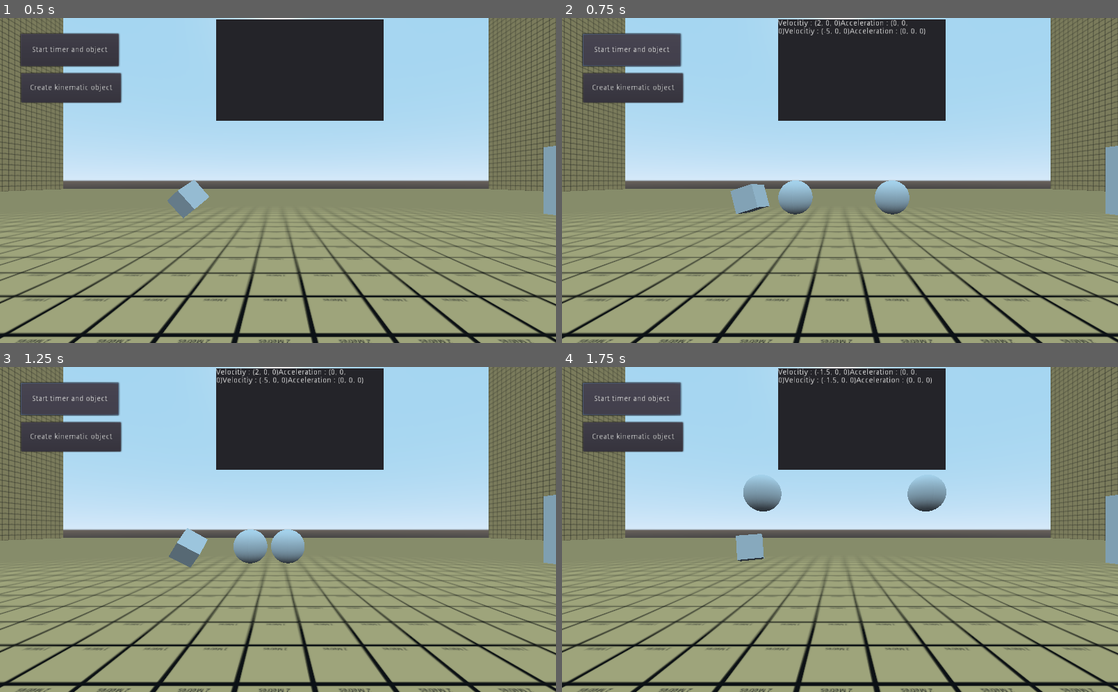
Above: before the commit, frames 1-4 (two rows, left to right).
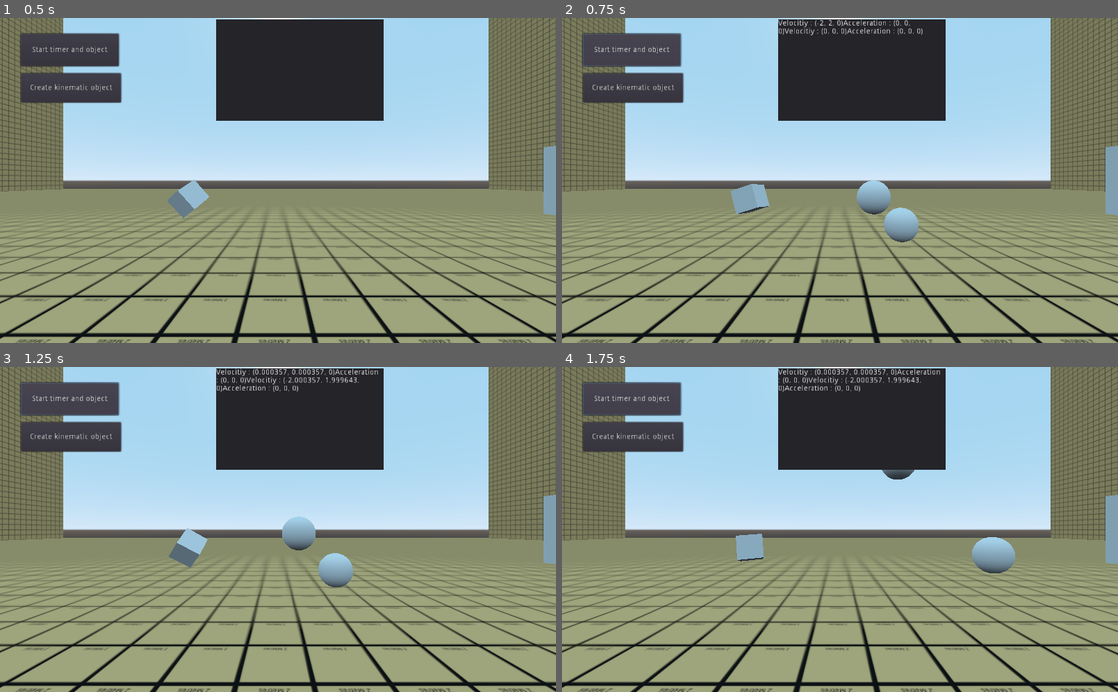
Above: after the commit, the same moments.

Repository: IvoMiricRibeiro/MaturaArbeit
Game: Godot game, scene res://test scene.tscn
Same seed, same stepped clock (60 frames per second), same inputs: the game is played once before the commit and once after it.
Inputs:
- Up to frame 1 (0.5 s): no input
- Up to frame 2 (0.75 s): click "Start timer and object" at 0.5 s
- Up to frame 3 (1.25 s): no input
- Up to frame 4 (1.75 s): click "Start timer and object" at 1.25 s

Frame 1 is identical in both runs. In frame 2, 2.0% of the frame differs, in the area x 38-66%, y 0-70%; in frame 3, 2.4%; in frame 4, 2.5%, in the area x 32-82%, y 0-64%.

Commit message:
2D Elastic Collision XY

Diff:
--- a/Projects/BAVCS.gd
+++ b/Projects/BAVCS.gd
@@ -19,6 +19,52 @@
 	#print(BodiesDictionary)
 	pass
 
+
+func TrueElasticCollisionXY(Body1, Body2):
+	var M1 = BodiesDictionary[Body1][0]
+	var M2 = BodiesDictionary[Body2][0]
+	var V1 = BodiesDictionary[Body1][1]
+	var V2 = BodiesDictionary[Body2][1]
+
+	var U1 = Vector2(V1.x, V1.y)
+	var U2 = Vector2(V2.x, V2.y)
+
+	#THIS MIGHT MAKE A DIFFERENCE
+	var Distance1 = Body2.get_translation()-Body1.get_translation()
+	var Distance2 = Body1.get_translation()-Body2.get_translation()
+	Distance2 = Vector2(Distance2.x, Distance2.y)
+
+	var Distance2D1 = Vector2(Distance1.x, Distance1.y)
+	var Distance2D2 = Vector2(Distance2.x, Distance2.y)
+
+	#Things I won't need (hopefully)
+	#var ContactAngle = Distance2D1.angle_to(U1)
+	#var ContactAngle = U1.angle_to(Distance2D1)
+	#var ContactAngle2 = Distance2D2.angle_to(U2)
+	#var ContactAngle2 = U2.angle_to(Distance2D2)
+	#var MovementAngle1 = 0
+	#var MovementAngle2 = 0
+	#if U1.length() != 0:
+	#	MovementAngle1 = acos(U1.x/U1.length())
+	#if U2.length() != 0:
+	#	MovementAngle2 = acos(U2.x/U2.length())
+	#First variant, requires angles, and the game engine doesn't like it much
+	#var U1x = (((U1.length()*cos(MovementAngle1-ContactAngle)*(M1-M2))+2*M2*U2.length()*cos(MovementAngle2-ContactAngle))/(M1+M2)*cos(ContactAngle)+U1.length()*sin(MovementAngle1-ContactAngle)*cos(ContactAngle+PI/2))
+	#var U2x = (((U2.length()*cos(MovementAngle2-ContactAngle)*(M2-M1))+2*M1*U1.length()*cos(MovementAngle1-ContactAngle))/(M1+M2)*cos(ContactAngle)+U2.length()*sin(MovementAngle2-ContactAngle)*cos(ContactAngle+PI/2))
+	#var U1y = (((U1.length()*cos(MovementAngle1-ContactAngle)*(M1-M2))+2*M2*U2.length()*cos(MovementAngle2-ContactAngle))/(M1+M2)*sin(ContactAngle)+U1.length()*sin(MovementAngle1-ContactAngle)*sin(ContactAngle+PI/2))
+	#var U2y = (((U2.length()*cos(MovementAngle2-ContactAngle)*(M2-M1))+2*M1*U1.length()*cos(MovementAngle1-ContactAngle))/(M1+M2)*sin(ContactAngle)+U2.length()*sin(MovementAngle2-ContactAngle)*sin(ContactAngle+PI/2))
+	#BodiesDictionary[Body1][1] = Vector3(U1x, U1y, V1.z)
+	#BodiesDictionary[Body2][1] = Vector3(U2x, U2y, V2.z)
+
+	#Better variant with angle-free representation. I don't know how it works, though.
+	var U1n = ((2*M2)/(M1+M2))*((U1-U2).dot(Distance2D2))/(Distance2D2.length()*Distance2D2.length())
+	var U2n = ((2*M1)/(M1+M2))*((U2-U1).dot(Distance2D1))/(Distance2D1.length()*Distance2D1.length())
+	var U1nn = U1 - U1n*(Distance2D2)
+	var U2nn = U2 - U2n*(Distance2D1)
+
+	BodiesDictionary[Body1][1] = Vector3(U1nn.x, U1nn.y, V1.z)
+	BodiesDictionary[Body2][1] = Vector3(U2nn.x, U2nn.y, V2.z)
+
 func ElasticCollision(Body1, Body2):
 	var M1 = BodiesDictionary[Body1][0]
 	var M2 = BodiesDictionary[Body2][0]
@@ -27,9 +73,6 @@
 
 	var V1n = ((M1-M2)*V1+2*M2*V2)/(M1+M2)
 	var V2n = ((M2-M1)*V2+2*M1*V1)/(M1+M2)
-
-	#Check for distance and angles between vectors
-	var distance = Body1.get_translation()-Body2.get_translation()
 
 	BodiesDictionary[Body1][1] = V1n
 	BodiesDictionary[Body2][1] = V2n
@@ -44,43 +87,20 @@
 	BodiesDictionary[Body1][1] = V
 	BodiesDictionary[Body2][1] = V
 
-#Might not even be needed
-func CollisionChecker(Body1, Body2):
-	BodiesDictionary[Body1][3].append(Body2)
-	BodiesDictionary[Body2][3].append(Body1)
-	#print(BodiesDictionary[Body1][3])
-	#print(BodiesDictionary[Body2][3])
-func CollisionEnder(Body1, Body2):
-	BodiesDictionary[Body1][3] = []
-	BodiesDictionary[Body2][3] = []
-	print("Reset")
-
-
-func CollisionForceCalc(Body1, Body2):
-	var F1 = BodiesDictionary[Body1][4]
-	var F2 = BodiesDictionary[Body2][4]
-	print("F1: ", F1)
-	print("F2: ", F2)
-	#if F1.x*F2.x < 0:
-	#	BodiesDictionary[Body1][4].x = F1.x+F2.x
-	#	print(BodiesDictionary[Body1][4])
-	BodiesDictionary[Body1][5].append(F2)
-	BodiesDictionary[Body2][5].append(F1)
-
 func Accelarate(Body1):
 	BodiesDictionary[Body1][1] += BodiesDictionary[Body1][2]
 	#print(BodiesDictionary[Body1][1])
 
 func _on_Button_pressed():
-	cubeinstance.translate(Vector3(-2,3,1))
-	cubeinstance.IsElastic = false
-	cubeinstance.Velocity = Vector3(2,0,0)
+	cubeinstance.translate(Vector3(5,1,1))
+	cubeinstance.IsElastic = true
+	cubeinstance.Velocity = Vector3(-2,2,0)
 	add_child(cubeinstance)
 
-	cubeinstance2.translate(Vector3(5,3,1))
-	cubeinstance2.IsElastic = false
+	cubeinstance2.translate(Vector3(3,3,1))
+	cubeinstance2.IsElastic = true
 	#cubeinstance2.Velocity = Vector3(-50,0,0)
-	cubeinstance2.Velocity = Vector3(-5,0,0)
+	cubeinstance2.Velocity = Vector3(0,0,0)
 	add_child(cubeinstance2)
 
 	#cubeinstance3.translate(Vector3(5,5,5))
--- a/Projects/Body.gd
+++ b/Projects/Body.gd
@@ -42,7 +42,8 @@
 			var ColIsElastic = collision.collider.IsElastic
 			#Code for full elastic collisions
 			if IsElastic == true and ColIsElastic == true:
-				BAVC.ElasticCollision(self,collision.collider)
+				#BAVC.ElasticCollision(self,collision.collider)
+				BAVC.TrueElasticCollisionXY(self, collision.collider)
 			#Code for full inelastic collisions
 			if IsElastic == false and ColIsElastic == false:
 				BAVC.NonElasticCollision(self, collision.collider)
@@ -58,11 +59,11 @@
 			#Elastic collisions, again.
 			if IsElastic == true:
 				if collision.collider.collision_layer == 1:
-					Velocity.x = -Velocity.x
+					BAVCSDictionary[self][1].x = -BAVCSDictionary[self][1].x
 				if collision.collider.collision_layer == 2:
-					Velocity.y = -Velocity.y
+					BAVCSDictionary[self][1].y = -BAVCSDictionary[self][1].y
 				if collision.collider.collision_layer == 3:
-					Velocity.z = -Velocity.z
+					BAVCSDictionary[self][1].z = -BAVCSDictionary[self][1].z
 			#Inelastic collisions
 			if IsElastic == false:
 				if collision.collider.collision_layer == 1:
@@ -88,7 +89,7 @@
 	BAVCSDictionary[self][3] = ResForce
 
 	KineticEnergy = 0.5*Mass*Velocity*Velocity
-	print("Kin: ", KineticEnergy, " J")
+	#print("Kin: ", KineticEnergy, " J")
 
 	move_and_slide(Velocity)
 	InnerForce = Vector3()
